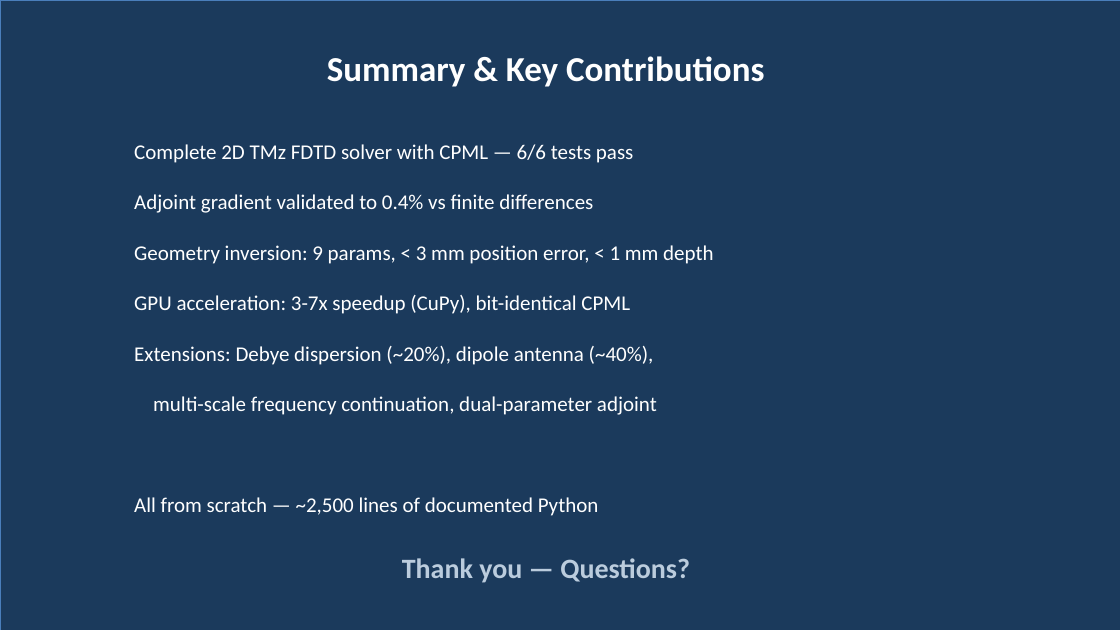
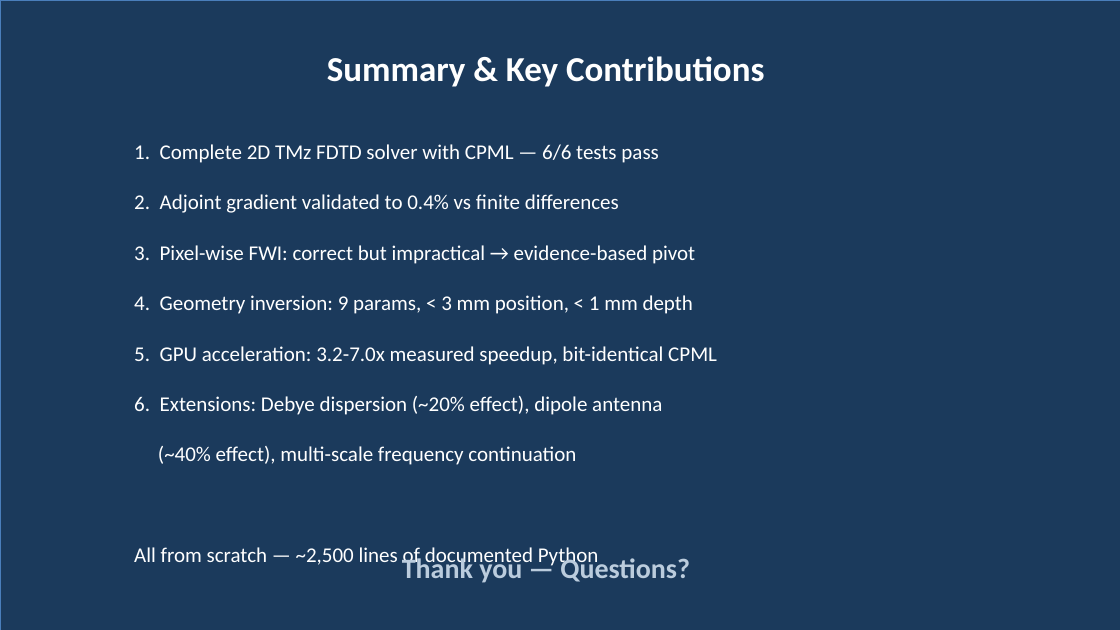
Before and after one commit to Maruf001/GPR-FDTD-FWI, a slide deck: slide 24 of outputs/GPR_FDTD_FWI_Presentation.pptx (slide 23 before the commit). Drawn at 1120x630 pixels with LibreOffice and Linux fonts; fonts in the diff are those of the drawing. Boxes give left, top, right and bottom in pixels: in the first picture for what was removed or moved away, otherwise in the second. Text is boxed around its words. In the diff, an @@ line names an element or a change of style, - is before the commit and + after.

```diff
--- a/outputs/GPR_FDTD_FWI_Presentation.pptx
+++ b/outputs/GPR_FDTD_FWI_Presentation.pptx
@@ text at [134,144,659,163]: text changed @@
-Complete 2D TMz FDTD solver with CPML — 6/6 tests pass
+1. Complete 2D TMz FDTD solver with CPML — 6/6 tests pass
@@ text at [134,194,619,213]: text changed @@
-Adjoint gradient validated to 0.4% vs finite differences
+2. Adjoint gradient validated to 0.4% vs finite differences
@@ text added at [134,245,695,264], 18 pt, text #FFFFFF @@
+3. Pixel-wise FWI: correct but impractical → evidence-based pivot
@@ text at [134,295,693,314]: text changed @@
-Geometry inversion: 9 params, < 3 mm position error, < 1 mm depth
+4. Geometry inversion: 9 params, < 3 mm position, < 1 mm depth
@@ text at [134,346,717,365]: text changed @@
-GPU acceleration: 3-7x speedup (CuPy), bit-identical CPML
+5. GPU acceleration: 3.2-7.0x measured speedup, bit-identical CPML
@@ text at [134,396,662,415]: text changed @@
-Extensions: Debye dispersion (~20%), dipole antenna (~40%),
+6. Extensions: Debye dispersion (~20% effect), dipole antenna
@@ text at [158,446,576,465]: text changed @@
-multi-scale frequency continuation, dual-parameter adjoint
+(~40% effect), multi-scale frequency continuation
@@ text "All from scratch — ~2,500 ...": place and size @@
-text "All from scratch — ~2,500 ..." at [134,497,599,516]
+text "All from scratch — ~2,500 ..." at [134,547,599,569]
```
Also in this commit, not shown: 3 other slides changed, 2 slides added, 1 slide removed, 1 other file.
